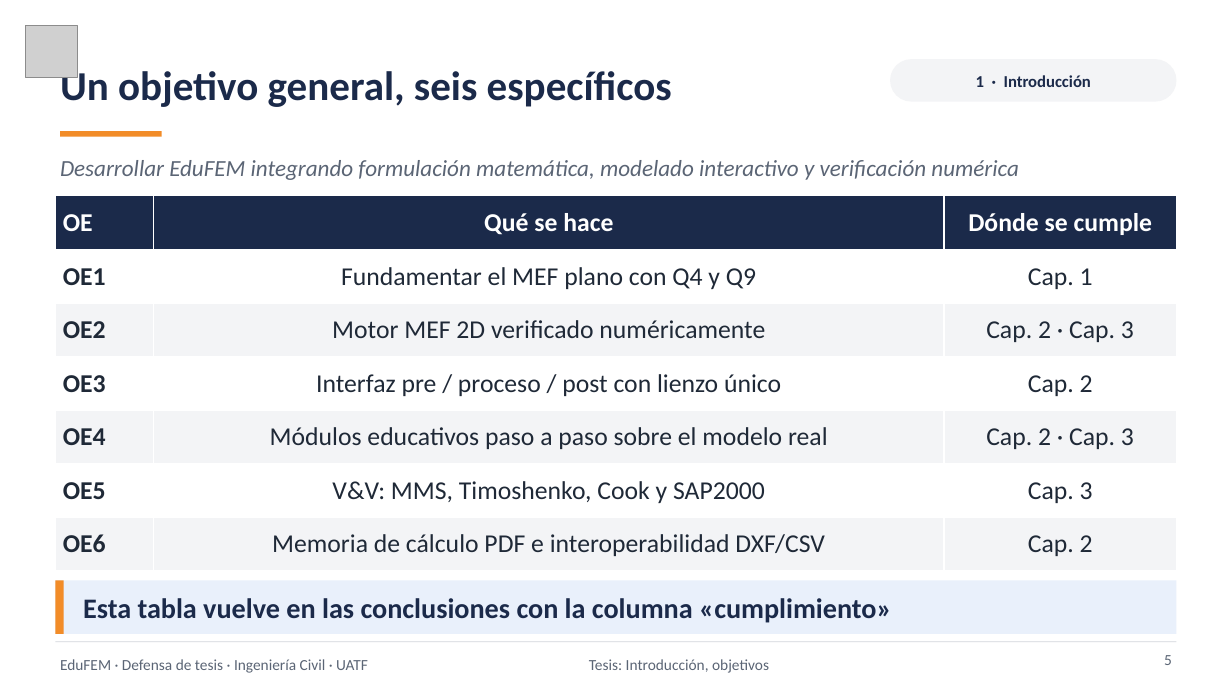
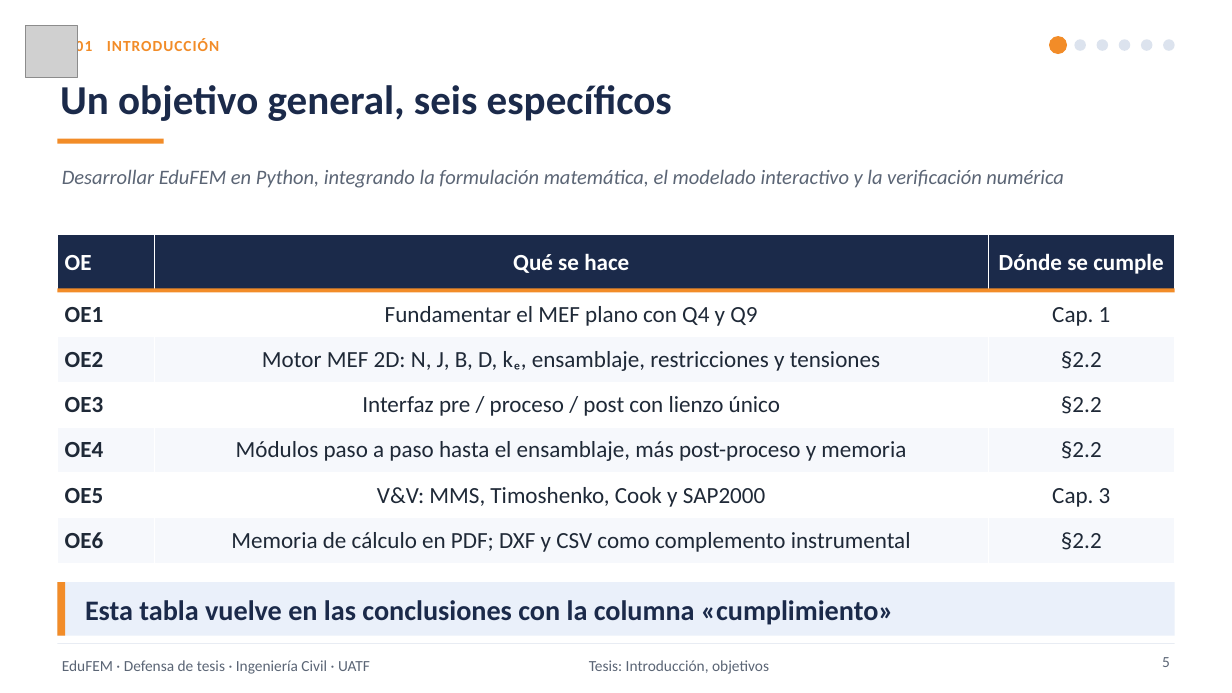
Before and after one commit to Sucullani/SoftwareED, a slide deck: slide 5 of tesis/presentacion/video/Defensa_EduFEM_narrada.pptx. Drawn at 1232x693 pixels with LibreOffice and Linux fonts; fonts in the diff are those of the drawing; grey boxes stand for pictures. Boxes give left, top, right and bottom in pixels: in the first picture for what was removed or moved away, otherwise in the second. Text is boxed around its words. In the diff, an @@ line names an element or a change of style, - is before the commit and + after.

```diff
--- a/tesis/presentacion/video/Defensa_EduFEM_narrada.pptx
+++ b/tesis/presentacion/video/Defensa_EduFEM_narrada.pptx
@@ text "Un objetivo general, seis específicos" rewrapped from (x1=60, y1=66, x2=672, y2=107) to (x1=60, y1=85, x2=672, y2=121) @@
@@ text added at (x1=76, y1=38, x2=219, y2=56), 12 pt, text #F28C28, bold @@
+01 INTRODUCCIÓN
@@ rounded rectangle removed at (x1=890, y1=59, x2=1177, y2=102) @@
-1 · Introducción
@@ ellipse added at (x1=1049, y1=36, x2=1067, y2=55), fill #F28C28 @@
@@ ellipse added at (x1=1075, y1=39, x2=1086, y2=50), fill #DCE3EE @@
@@ ellipse added at (x1=1097, y1=39, x2=1108, y2=50), fill #DCE3EE @@
@@ ellipse added at (x1=1119, y1=39, x2=1130, y2=50), fill #DCE3EE @@
@@ ellipse added at (x1=1141, y1=39, x2=1153, y2=50), fill #DCE3EE @@
@@ ellipse added at (x1=1164, y1=39, x2=1175, y2=50), fill #DCE3EE @@
@@ rectangle resized from (x1=60, y1=131, x2=162, y2=137) to (x1=57, y1=139, x2=164, y2=144) @@
@@ text at (x1=62, y1=169, x2=1064, y2=188): text changed; size 18 to 16 pt @@
-Desarrollar EduFEM integrando formulación matemática, modelado interactivo y verificación numérica
+Desarrollar EduFEM en Python, integrando la formulación matemática, el modelado interactivo y la verificación numérica
@@ table at (x1=57, y1=235, x2=1175, y2=564) @@
-row 3, column 2: Motor MEF 2D verificado numéricamente
+row 3, column 2: Motor MEF 2D: N, J, B, D, kₑ, ensamblaje, restricciones y tensiones
-row 3, column 3: Cap. 2 · Cap. 3
+row 3, column 3: §2.2
-row 4, column 3: Cap. 2
+row 4, column 3: §2.2
-row 5, column 2: Módulos educativos paso a paso sobre el modelo real
+row 5, column 2: Módulos paso a paso hasta el ensamblaje, más post-proceso y memoria
-row 5, column 3: Cap. 2 · Cap. 3
+row 5, column 3: §2.2
-row 7, column 2: Memoria de cálculo PDF e interoperabilidad DXF/CSV
+row 7, column 2: Memoria de cálculo en PDF; DXF y CSV como complemento instrumental
-row 7, column 3: Cap. 2
+row 7, column 3: §2.2
@@ fill #F3F4F6 to #F6F8FC in 9 cells @@
@@ size 20 to 18 pt in "OE", "Qué se hace", "Dónde se cumple", "OE1" and 10 more places @@
@@ table resized from (x1=55, y1=196, x2=1177, y2=571) to (x1=57, y1=235, x2=1175, y2=564) @@
@@ rectangle added at (x1=57, y1=288, x2=1175, y2=292), fill #F28C28 @@
@@ rectangle at (x1=57, y1=582, x2=1175, y2=636): fill #E9F0FB to #EAF0FA @@
@@ rectangle at (x1=57, y1=643, x2=1175, y2=644): fill #D1D5DB to #DCE3EE @@
```
Also in this commit, not shown: 37 other slides changed, 1 slide added, 10 other files.
